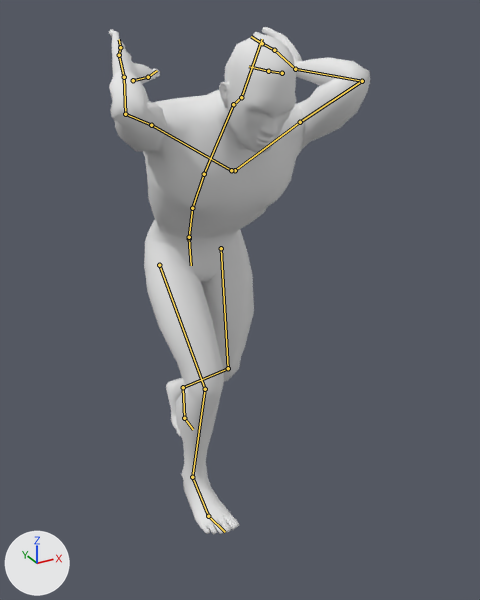
The Blender file Assets/Project Assets/Models/Worker/Worker5.blend: old version first, new version second.
The view is the same before and after, from a 50 mm lens placed at (-0.918, -2.006, 1.692), pointed at (0.093, -0.167, 0.772). Every picture has the same lights, and +X, +Y and +Z are marked at lower left. Both versions are drawn at frame 30 of the action 'Worker_Carrying'; the numbers are the values there. The bones that bend it are drawn over the model as lines.

Names of what the first picture shows: 'Worker4'.
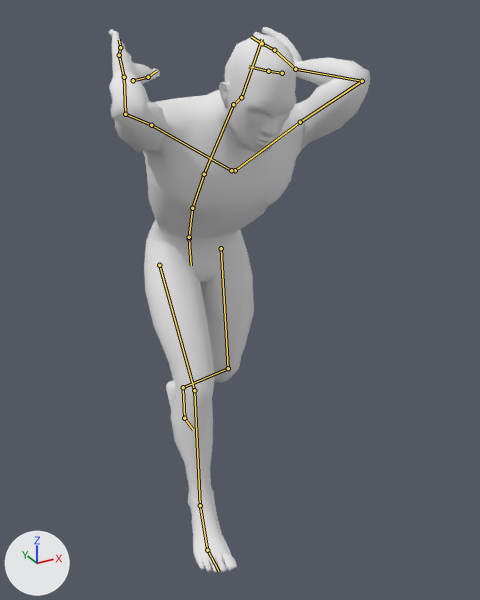
Where the change shows, as pixel boxes [x1, y1, x2, y2] in the pictures (480 x 600 px):
'Worker4', posed (7% taller): before [109, 27, 370, 535]; after [109, 27, 370, 573]

What the commit changed:
Bone 'Knee_IK.R' (bone_knee_ik_r) moves from (-0.126, -0.046, -0.072) to (-0.104, 0.192, 0.002).
Bone 'Foot_IK.R' (bone_foot_ik_r) moves from (-0.011, 0.201, -0.003) to (-0.053, 0.354, -0.004).
Bone 'Foot_IK.R' (bone_foot_ik_r) turns from (32, 2, 2) to (32, 2, 17) degrees about its own x, y and z.
